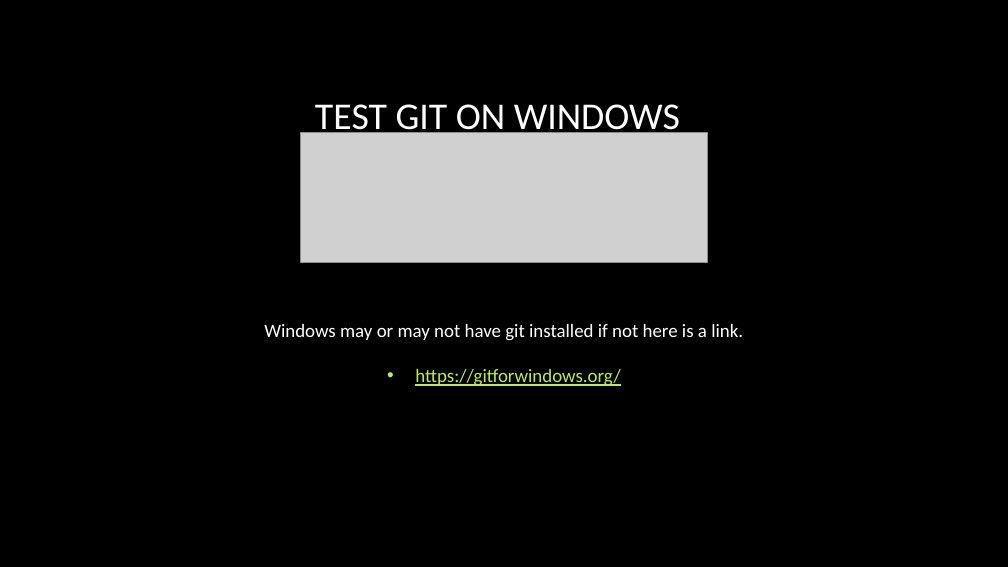
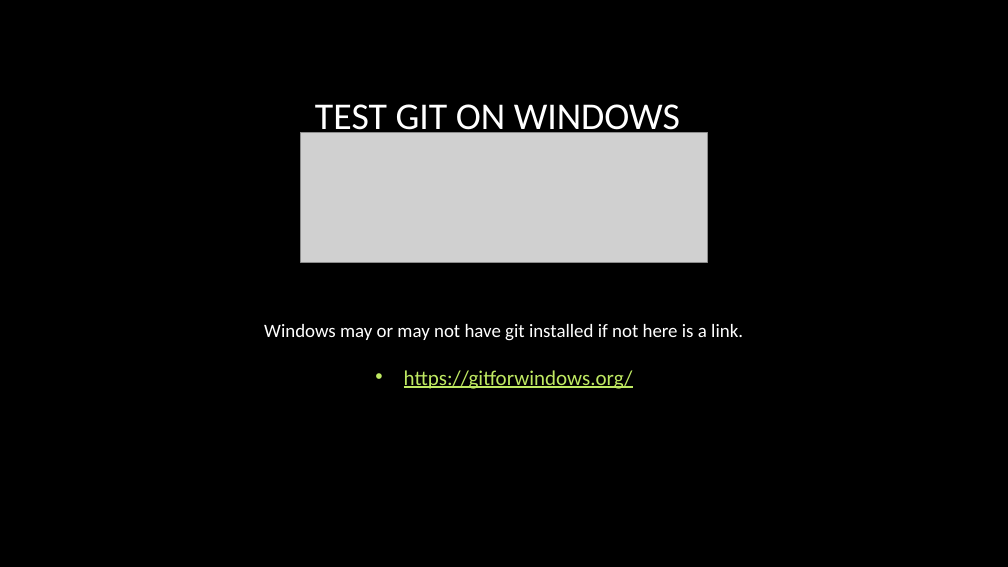
Before and after one commit to chrisbuwahpc/Data1001, a slide deck: slide 4 of VM_instructions.pptx. Drawn at 1008x567 pixels with LibreOffice and Linux fonts; fonts in the diff are those of the drawing; grey boxes stand for pictures; background and template pictures are left out. Boxes give left, top, right and bottom in pixels: in the first picture for what was removed or moved away, otherwise in the second. Text is boxed around its words. In the diff, an @@ line names an element or a change of style, - is before the commit and + after.

```diff
--- a/VM_instructions.pptx
+++ b/VM_instructions.pptx
@@ text at (404,370,633,389): size 18 to 20 pt in "https://gitforwindows.org/" @@
```
Also in this commit, not shown: 2 other slides changed, 5 other files.
